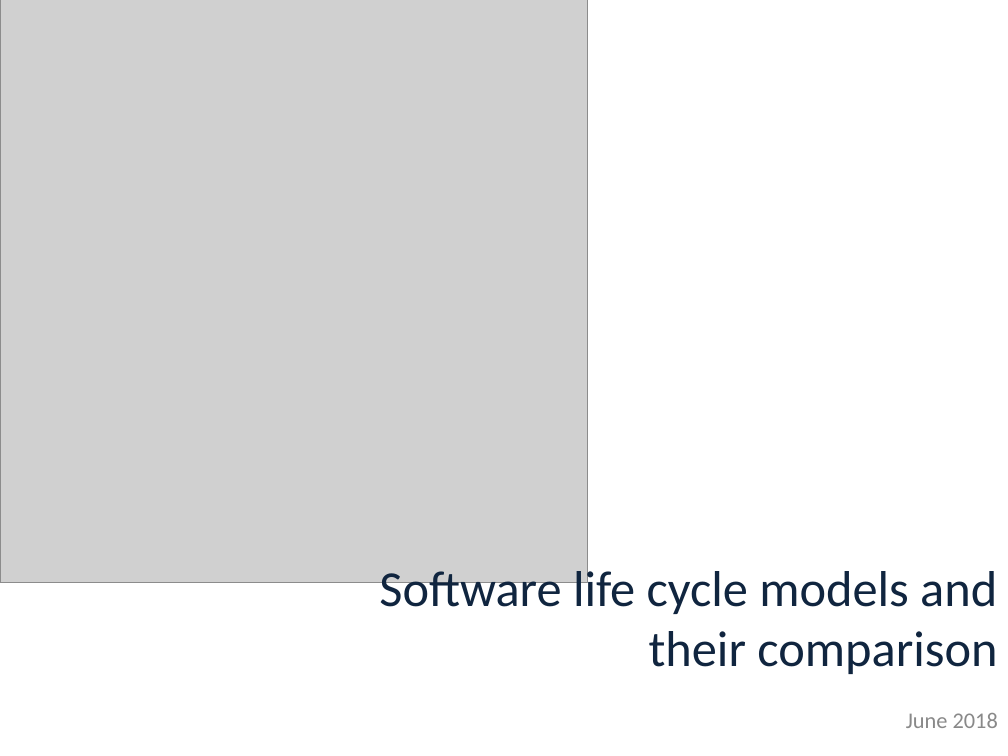
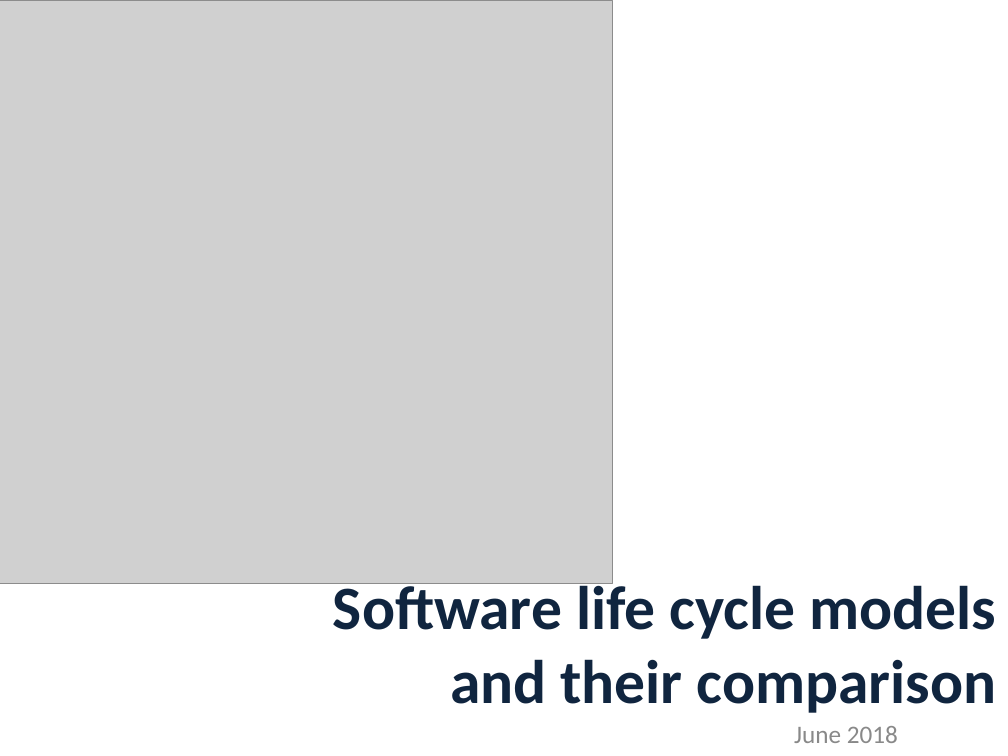
Before and after one commit to Voice77777/QA, a slide deck: slide 1 of 1_lesson/Methodologies_Vladimir_Fedotov.ppt. Drawn at 1008x756 pixels with LibreOffice and Linux fonts; fonts in the diff are those of the drawing; grey boxes stand for pictures. Boxes give left, top, right and bottom in pixels: in the first picture for what was removed or moved away, otherwise in the second. Text is boxed around its words. In the diff, an @@ line names an element or a change of style, - is before the commit and + after.

```diff
--- a/1_lesson/Methodologies_Vladimir_Fedotov.ppt
+++ b/1_lesson/Methodologies_Vladimir_Fedotov.ppt
@@ picture: place and size @@
-picture at bbox=[0, 0, 588, 583]
+picture at bbox=[0, 1, 612, 584]
@@ title "Software life cycle models and ...": place and size @@
-title "Software life cycle models and ..." at bbox=[379, 564, 997, 674]
+title "Software life cycle models and ..." at bbox=[333, 578, 997, 713]
@@ title "Software life cycle models and ..." at bbox=[333, 578, 997, 713]: size 36 to 44 pt, bold on @@
@@ subtitle "June 2018": place and size @@
-subtitle "June 2018" at bbox=[906, 713, 998, 728]
+subtitle "June 2018" at bbox=[794, 726, 898, 743]
@@ subtitle "June 2018" at bbox=[794, 726, 898, 743]: size 16 to 18 pt; line spacing 1 to 0.8 @@
```
Also in this commit, not shown: 3 other slides changed, 7 slides added, 3 slides removed, 1 other file.
